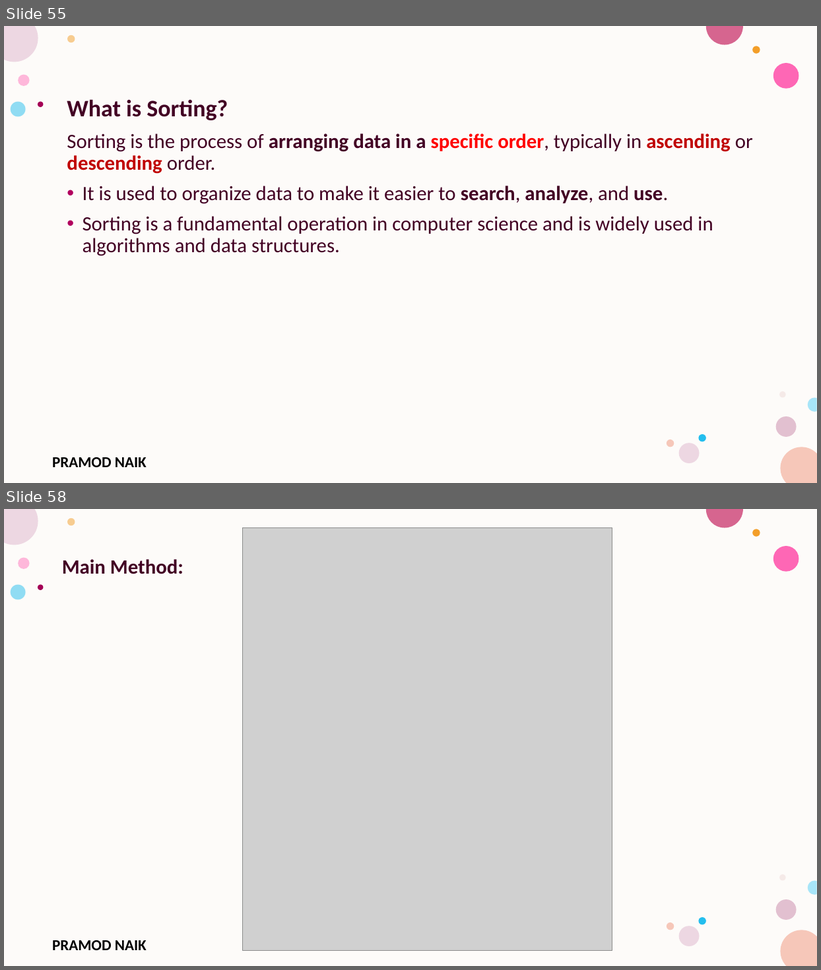
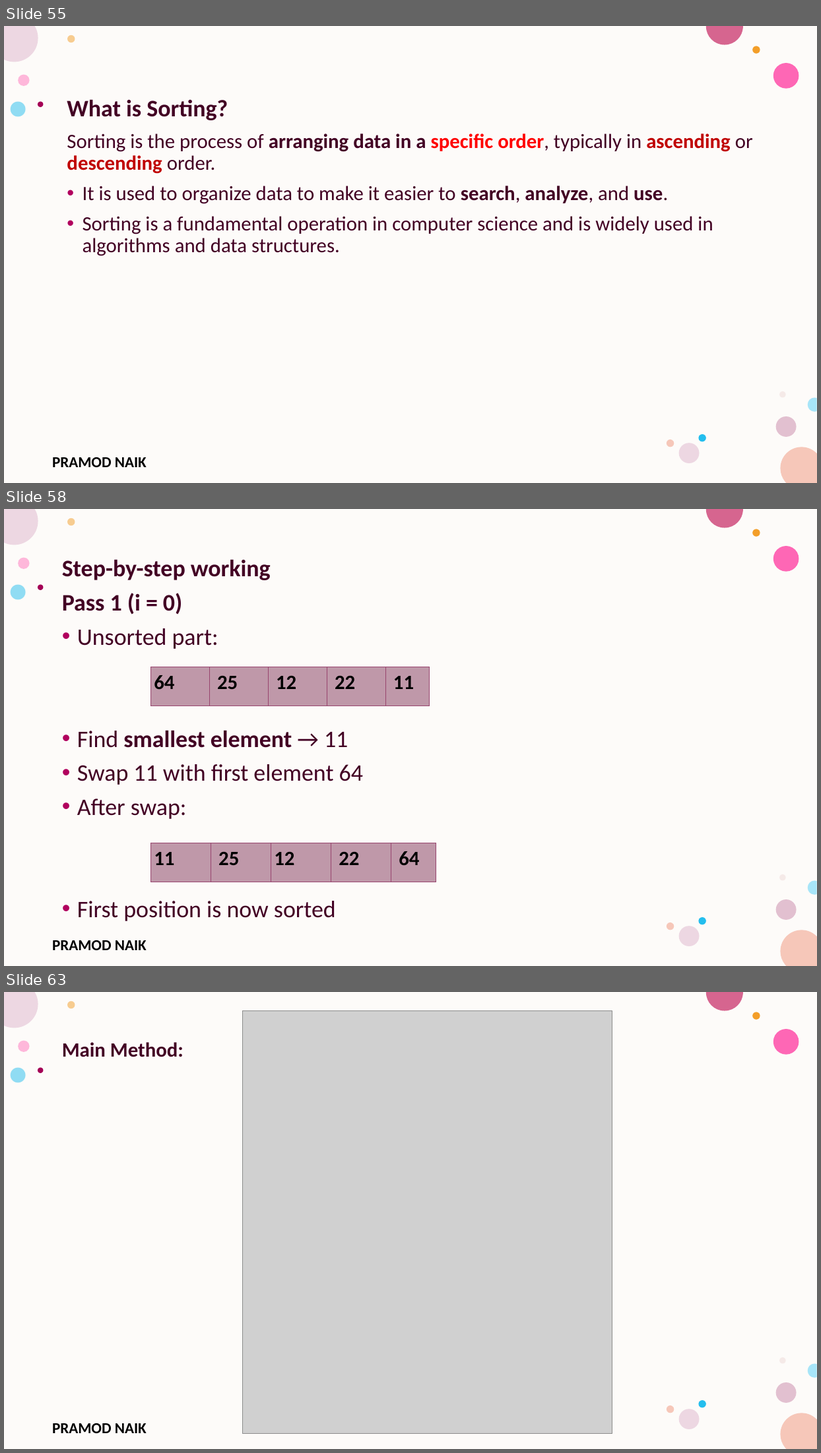
Before and after one commit to PRAMODNAIK-DEV/MCA-1st-Sem-Shridevi-College-Nov-2025, a slide deck: Theory Class-Notes/Unit-2 Arrays and Strings.pptx. Shown one above the other, each under a label of ours: slides 55 and 58 before the commit, slides 55, 58 and 63 after it; the slides between them are not shown. The pictures are 821x970 and 821x1453 pixels, drawn with LibreOffice and Linux fonts; fonts in the diff are those of the drawing; grey boxes stand for pictures; background and template pictures are left out. Boxes give left, top, right and bottom in pixels: in the first picture for what was removed or moved away, otherwise in the second. Text is boxed around its words. In the diff, an @@ line names an element or a change of style, - is before the commit and + after.

```diff
--- a/Theory Class-Notes/Unit-2 Arrays and Strings.pptx
+++ b/Theory Class-Notes/Unit-2 Arrays and Strings.pptx
@@ slide 58 added at bbox=[4, 509, 817, 966], background #FFFFFF; not listed: 17 template elements that a slide beside it also shows @@
@@ text added at bbox=[62, 559, 363, 921], 28 pt, text #420023 @@
+Step-by-step working
+Pass 1 (i = 0)
+• Unsorted part:
+• Find smallest element → 11
+• Swap 11 with first element 64
+• After swap:
+• First position is now sorted
@@ table added at bbox=[151, 667, 428, 706], 1 rows, 5 columns @@
+64 | 25 | 12 | 22 | 11
@@ table added at bbox=[151, 843, 437, 883], 1 rows, 5 columns @@
+11 | 25 | 12 | 22 | 64
@@ what was slide 58 is now slide 63 @@
```
Also in this commit, not shown: 1 slide changed, 11 other slides added, 1 slide removed, 1 other file.
